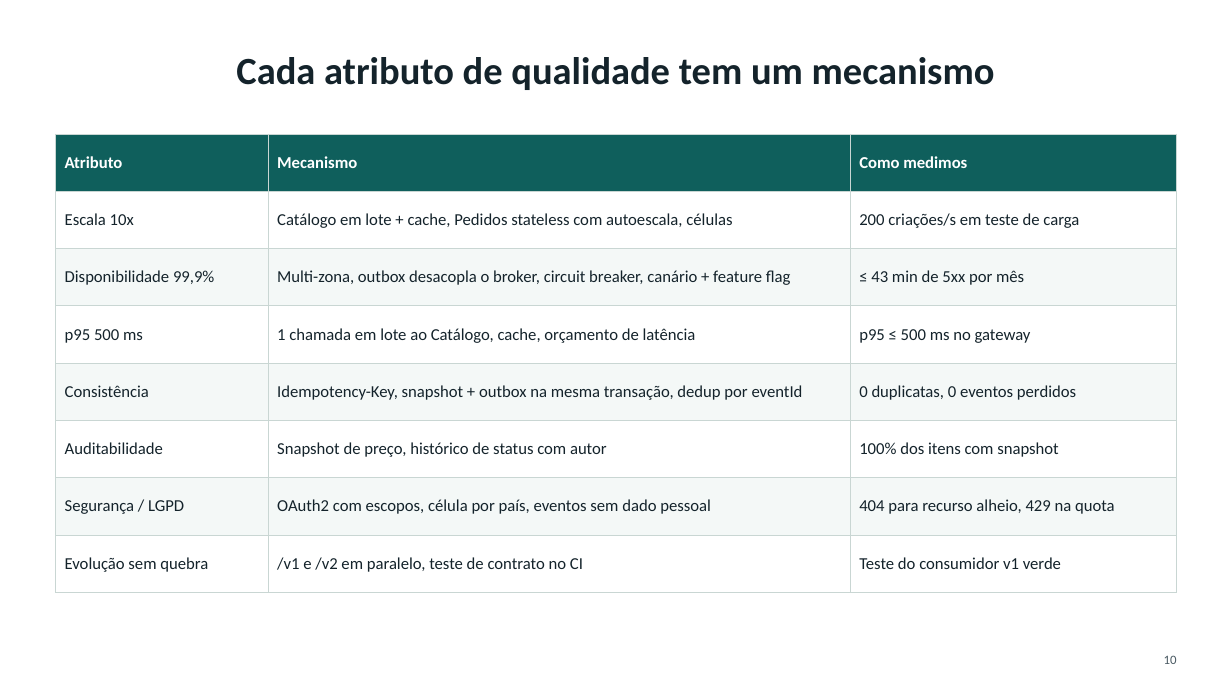
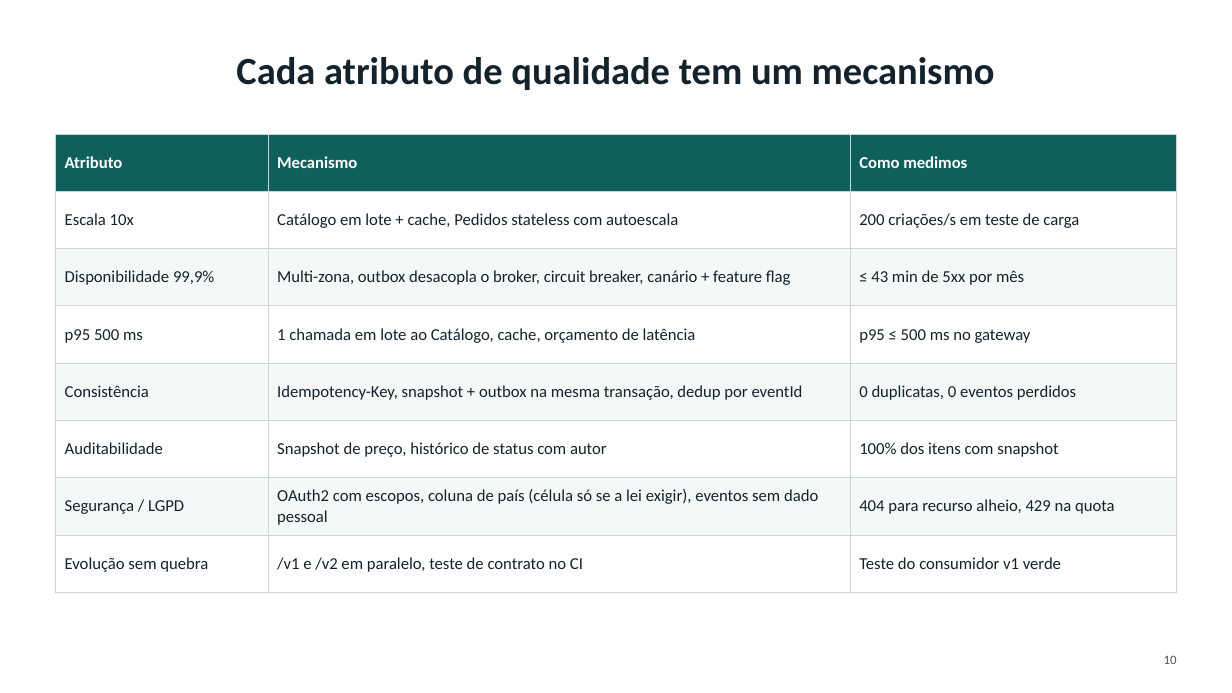
Before and after one commit to Derkoski/pedidos-catalogo, a slide deck: slide 10 of entregaveis/apresentacao.pptx. Drawn at 1232x693 pixels with LibreOffice and Linux fonts; fonts in the diff are those of the drawing. Boxes give left, top, right and bottom in pixels: in the first picture for what was removed or moved away, otherwise in the second. Text is boxed around its words. In the diff, an @@ line names an element or a change of style, - is before the commit and + after.

```diff
--- a/entregaveis/apresentacao.pptx
+++ b/entregaveis/apresentacao.pptx
@@ table at [55,134,1177,576] @@
-row 2, column 2: Catálogo em lote + cache, Pedidos stateless com autoescala, células
+row 2, column 2: Catálogo em lote + cache, Pedidos stateless com autoescala
-row 7, column 2: OAuth2 com escopos, célula por país, eventos sem dado pessoal
+row 7, column 2: OAuth2 com escopos, coluna de país (célula só se a lei exigir), eventos sem dado pessoal
```
Also in this commit, not shown: 4 other slides changed, 28 other files.
